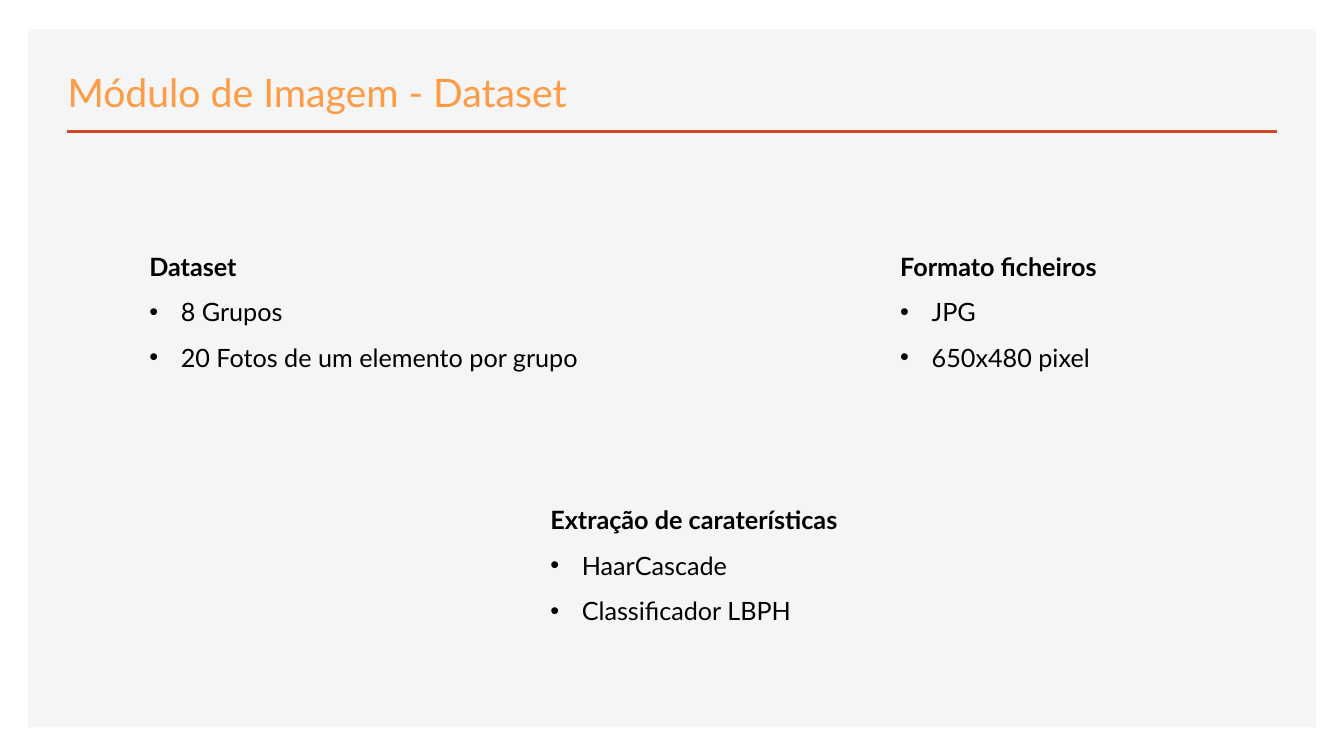
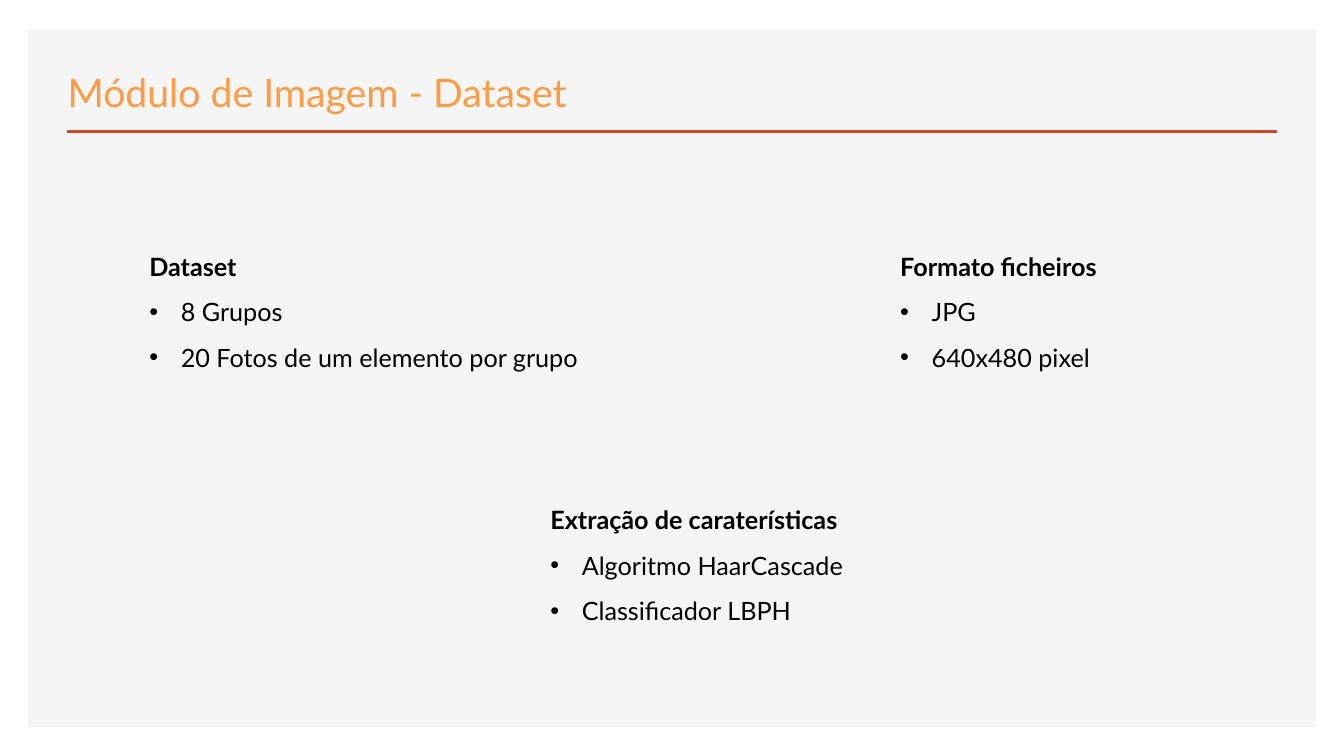
Before and after one commit to Icrum/MEEC_1920_LI2_G1, a slide deck: slide 2 of ApresentacaoLI2_G1.pptx. Drawn at 1344x756 pixels with LibreOffice and Linux fonts; fonts in the diff are those of the drawing. Boxes give left, top, right and bottom in pixels: in the first picture for what was removed or moved away, otherwise in the second. Text is boxed around its words. In the diff, an @@ line names an element or a change of style, - is before the commit and + after.

```diff
--- a/ApresentacaoLI2_G1.pptx
+++ b/ApresentacaoLI2_G1.pptx
@@ text at (932, 348, 1089, 371): text changed @@
-• 650x480 pixel
+• 640x480 pixel
@@ text at (582, 556, 843, 579): text changed @@
-• HaarCascade
+• Algoritmo HaarCascade
```
Also in this commit, not shown: 2 other slides changed, 3 other files.
